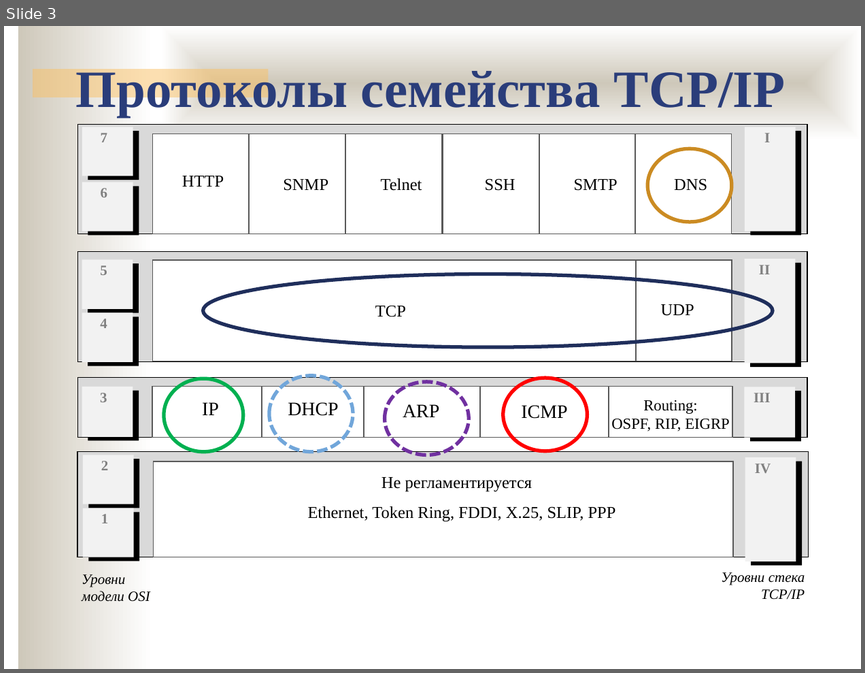
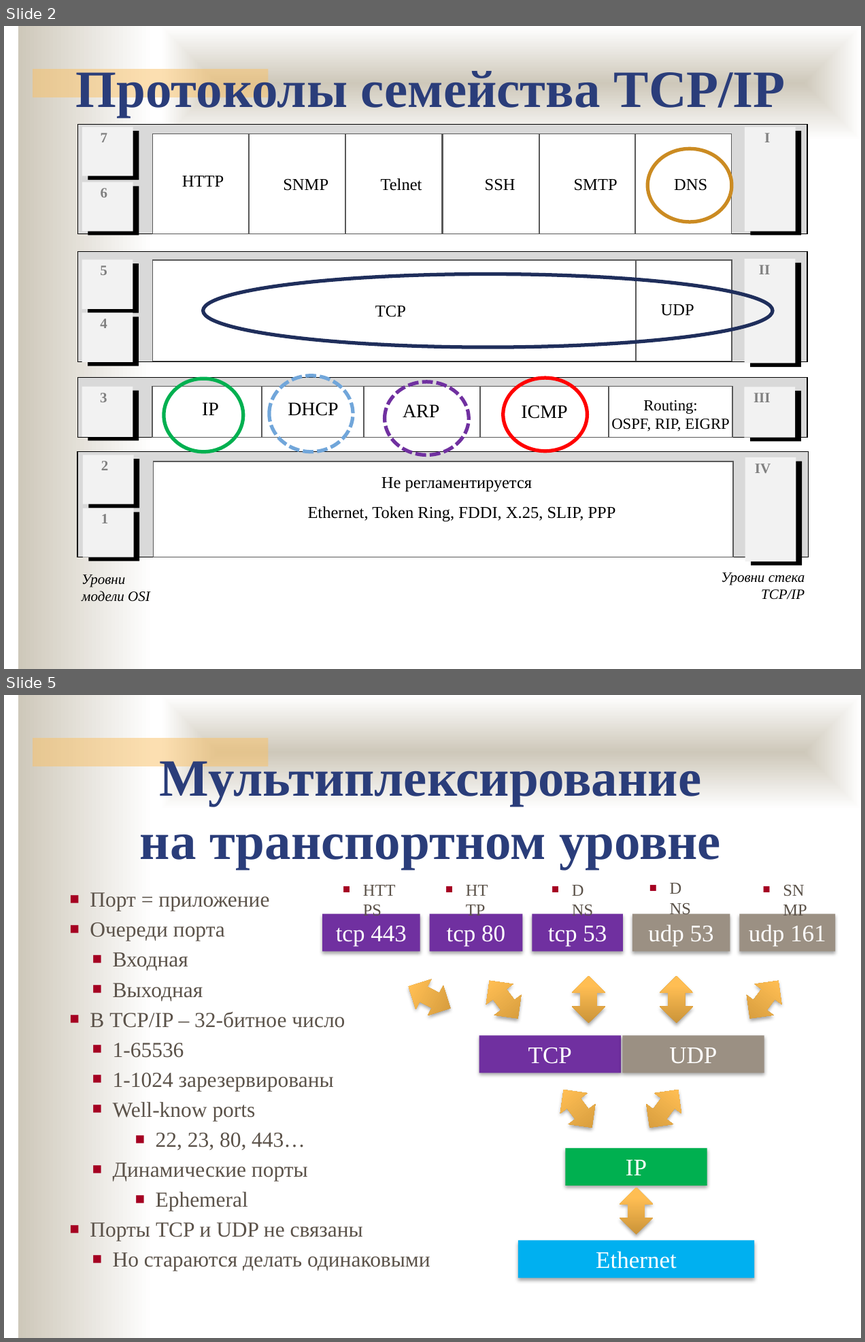
Before and after one commit to ukoloff/nets, a slide deck: lecture/11.pptx. Shown one above the other, each under a label of ours: slide 3 before the commit, slides 2 and 5 after it; the slides between them are not shown. The pictures are 865x673 and 865x1342 pixels, drawn with LibreOffice and Linux fonts; fonts in the diff are those of the drawing; background and template pictures are left out. Boxes give left, top, right and bottom in pixels: in the first picture for what was removed or moved away, otherwise in the second. Text is boxed around its words. In the diff, an @@ line names an element or a change of style, - is before the commit and + after.

```diff
--- a/lecture/11.pptx
+++ b/lecture/11.pptx
@@ slide 5 added at (4, 695, 861, 1338), background #FFFFFF; not listed: 3 template elements that a slide beside it also shows @@
@@ text added at (140, 755, 721, 869), 44 pt, text #2A3D7A, bold @@
+Мультиплексирование
+на транспортном уровне
@@ text added at (334, 875, 413, 904), 14 pt, text #5B5249 @@
+■ HTTPS
@@ text added at (436, 875, 505, 904), 14 pt, text #5B5249 @@
+■ HTTP
@@ text added at (543, 875, 604, 904), 14 pt, text #5B5249 @@
+■ DNS
@@ text added at (640, 873, 702, 902), 14 pt, text #5B5249 @@
+■ DNS
@@ text added at (755, 875, 827, 904), 14 pt, text #5B5249 @@
+■ SNMP
@@ text added at (90, 892, 430, 1271), 18 pt, text #5B5249 @@
+■ Порт = приложение
+■ Очереди порта
+  ■ Входная
+  ■ Выходная
+■ В TCP/IP – 32-битное число
+  ■ 1-65536
+  ■ 1-1024 зарезервированы
+  ■ Well-know ports
+    ■ 22, 23, 80, 443…
+  ■ Динамические порты
+    ■ Ephemeral
+■ Порты TCP и UDP не связаны
+  ■ Но стараются делать одинаковыми
@@ rectangle added at (323, 913, 420, 951), fill #7030A0, 20 pt, text #FFFFFF @@
+tcp 443
@@ rectangle added at (430, 913, 524, 951), fill #7030A0, 20 pt, text #FFFFFF @@
+tcp 80
@@ rectangle added at (532, 913, 623, 951), fill #7030A0, 20 pt, text #FFFFFF @@
+tcp 53
@@ rectangle added at (632, 913, 730, 951), fill #9B9083, 20 pt, text #FFFFFF @@
+udp 53
@@ rectangle added at (739, 913, 835, 951), fill #9B9083, 20 pt, text #FFFFFF @@
+udp 161
@@ up down arrow added at (401, 971, 458, 1023), fill gradient #CB943A to #FFBE54 to #FFBF56 @@
@@ up down arrow added at (475, 970, 530, 1028), fill gradient #CB943A to #FFBE54 to #FFBF56 @@
@@ up down arrow added at (571, 976, 604, 1023), fill gradient #CB943A to #FFBE54 to #FFBF56 @@
@@ up down arrow added at (660, 976, 693, 1023), fill gradient #CB943A to #FFBE54 to #FFBF56 @@
@@ up down arrow added at (736, 970, 791, 1028), fill gradient #CB943A to #FFBE54 to #FFBF56 @@
@@ rectangle added at (479, 1035, 621, 1073), fill #7030A0, 20 pt, text #FFFFFF @@
+TCP
@@ rectangle added at (623, 1035, 764, 1073), fill #9B9083, 20 pt, text #FFFFFF @@
+UDP
@@ up down arrow added at (550, 1079, 605, 1137), fill gradient #CB943A to #FFBE54 to #FFBF56 @@
@@ up down arrow added at (636, 1079, 691, 1137), fill gradient #CB943A to #FFBE54 to #FFBF56 @@
@@ rectangle added at (565, 1147, 706, 1185), fill #00B050, 20 pt, text #FFFFFF @@
+IP
@@ up down arrow added at (619, 1187, 653, 1234), fill gradient #CB943A to #FFBE54 to #FFBF56 @@
@@ rectangle added at (518, 1240, 755, 1278), fill #00B0F0, 20 pt, text #FFFFFF @@
+Ethernet
@@ what was slide 3 is now slide 2 @@
```
Also in this commit, not shown: 1 slide changed, 6 other slides added.
